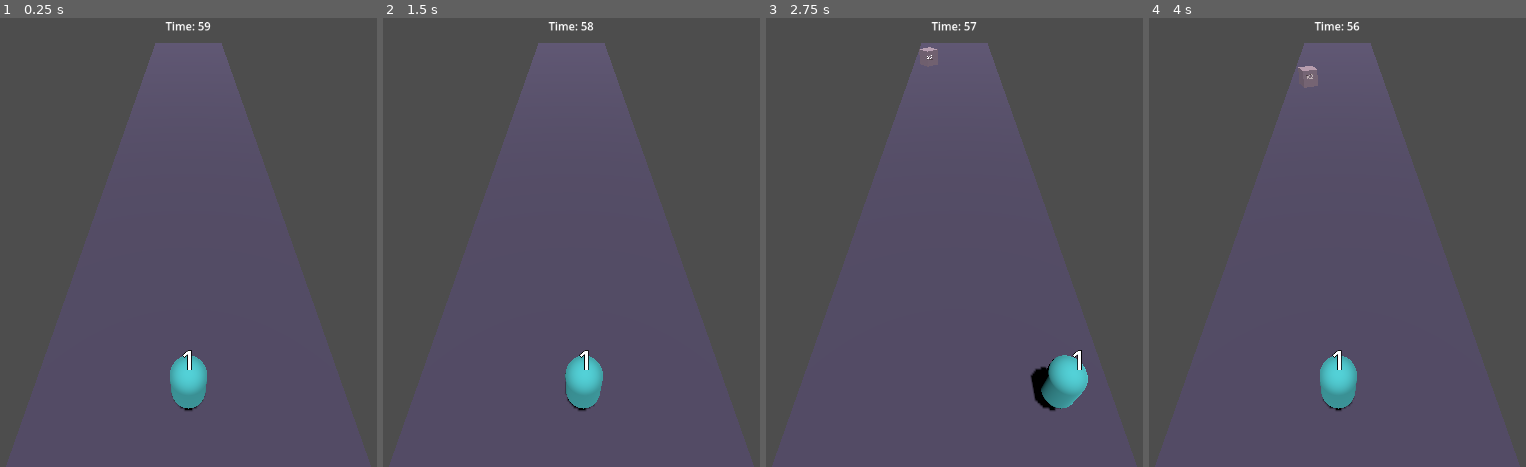
Above: before the commit, frames 1-4 (left to right).
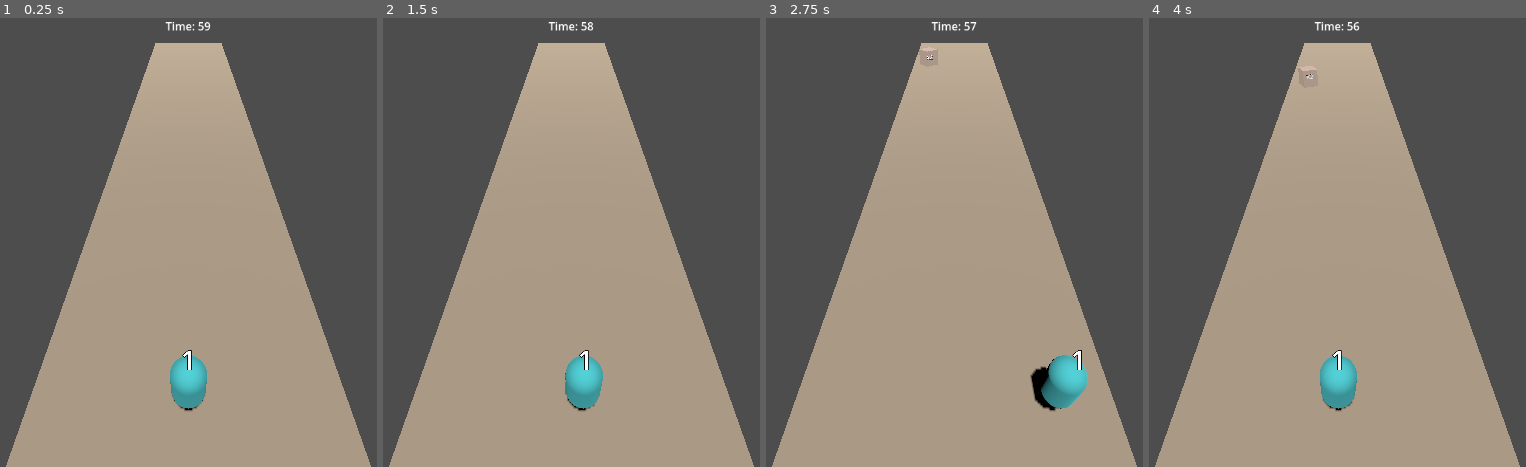
Above: after the commit, the same moments.

Repository: shuhei0916/music-shooter
Game: Godot game, scene res://main.tscn
Same seed, same stepped clock (60 frames per second), same inputs: the game is played once before the commit and once after it.
Inputs:
- Up to frame 1 (0.25 s): no input
- Up to frame 2 (1.5 s): tap Enter (ui_accept) at 0.5, 0.77 s; hold Right (ui_right) 0.53-1.28 s; hold Left (ui_left) from 1.28 s (still down)
- Up to frame 3 (2.75 s): tap Enter (ui_accept) at 1.52 s; release Left (ui_left) at 2.03 s; hold Right (ui_right) from 2.03 s (still down)
- Up to frame 4 (4 s): tap Enter (ui_accept) at 3.02, 3.77 s; release Right (ui_right) at 3.53 s; hold Left (ui_left) from 3.53 s (still down)

The runs differ from the first frame. In frame 1, 53% of the frame differs, in the area x 1-99%, y 5-100%; in frame 2, 53%; in frame 3, 53%; in frame 4, 53%.

Commit message:
Refactor spawner logic to improve spawning control; update UI and gameplay dynamics

Diff:
--- a/game_ui.gd
+++ b/game_ui.gd
@@ -29,8 +29,7 @@
 	if root:
 		var spawner = root.get_node("Spawner")
 		if spawner:
-			spawner.set_process(false)
-			spawner.get_node("SpawnTimer").stop()
+			spawner.stop_spawning()
 
 		var player = root.get_node("Player")
 		if player:
--- a/gate.tscn
+++ b/gate.tscn
@@ -7,7 +7,7 @@
 
 [sub_resource type="StandardMaterial3D" id="StandardMaterial3D_15vrf"]
 transparency = 1
-albedo_color = Color(0.921569, 0.803922, 0.956863, 0.552941)
+albedo_color = Color(0.921569, 0.803922, 0.956863, 0.313726)
 
 [sub_resource type="BoxMesh" id="BoxMesh_gate"]
 material = SubResource("StandardMaterial3D_15vrf")
--- a/main.gd
+++ b/main.gd
@@ -13,6 +13,7 @@
 	# Connect to Spawner
 	var spawner = get_node("Spawner")
 	spawner.spawn_object.connect(_on_spawn_object)
+	spawner.start_spawning()
 
 func _on_spawn_object(object_scene, properties):
 	var instance = object_scene.instantiate()
--- a/main.tscn
+++ b/main.tscn
@@ -11,7 +11,7 @@
 size = Vector3(10, 1, 100)
 
 [sub_resource type="StandardMaterial3D" id="StandardMaterial3D_h2yge"]
-albedo_color = Color(0.309804, 0.294118, 0.470588, 1)
+albedo_color = Color(0.670588, 0.631373, 0.627451, 1)
 
 [sub_resource type="PlaneMesh" id="PlaneMesh_ground"]
 material = SubResource("StandardMaterial3D_h2yge")
--- a/player/player.gd
+++ b/player/player.gd
@@ -31,7 +31,7 @@
 var current_lane = 1 # 0: left, 1: center, 2: right
 var target_x = 0.0
 const LANE_WIDTH = 3.0
-const MOVE_SPEED = 10.0
+const LANE_MOVE_SPEED = 10.0
 
 func handle_lane_movement(delta):
 	if Input.is_action_just_pressed("ui_right") and current_lane < 2:
@@ -42,7 +42,7 @@
 	target_x = (current_lane - 1) * LANE_WIDTH
 
 	# Smoothly move to the target lane
-	global_transform.origin.x = lerp(global_transform.origin.x, target_x, MOVE_SPEED * delta)
+	global_transform.origin.x = lerp(global_transform.origin.x, target_x, LANE_MOVE_SPEED * delta)
 	velocity.x = 0 # We handle movement directly via transform
 	velocity.z = 0
 
--- a/spawner.gd
+++ b/spawner.gd
@@ -5,15 +5,25 @@
 @export var enemy_scene: PackedScene
 @export var gate_scene: PackedScene
 
+const SPAWN_INTERVAL = 2.0
+const SPAWN_DISTANCE = -40.0
+const LANE_WIDTH = 3.0
+
 var spawn_timer: Timer
 
 func _ready():
 	spawn_timer = Timer.new()
-	spawn_timer.name = "SpawnTimer" # Give the timer a name
-	spawn_timer.wait_time = 2.0 # Spawn every 2 seconds
-	spawn_timer.autostart = true
+	spawn_timer.name = "SpawnTimer"
+	spawn_timer.wait_time = SPAWN_INTERVAL
 	spawn_timer.connect("timeout", Callable(self, "_on_spawn_timer_timeout"))
 	add_child(spawn_timer)
+	# Don't start automatically
+
+func start_spawning():
+	spawn_timer.start()
+
+func stop_spawning():
+	spawn_timer.stop()
 
 var spawn_counter = 0
 
@@ -32,19 +42,19 @@
 
 func spawn_enemy(lane = -1):
 	if lane == -1:
-		lane = randi_range(0, 2) # 0: left, 1: center, 2: right
-	var x_pos = (lane - 1) * 3.0 # -3, 0, 3
+		lane = randi_range(0, 2)
+	var x_pos = (lane - 1) * LANE_WIDTH
 
 	var properties = {
 		"hp": randi_range(5, 30),
-		"position": Vector3(x_pos, 1, -40)
+		"position": Vector3(x_pos, 1, SPAWN_DISTANCE)
 	}
 	emit_signal("spawn_object", enemy_scene, properties)
 
 func spawn_gate(lane = -1):
 	if lane == -1:
 		lane = randi_range(0, 2)
-	var x_pos = (lane - 1) * 3.0
+	var x_pos = (lane - 1) * LANE_WIDTH
 
 	var gate_type = "add" if randf() > 0.5 else "multiply"
 	var value = randi_range(5, 20) if gate_type == "add" else randi_range(2, 3)
@@ -52,7 +62,7 @@
 	var properties = {
 		"type": gate_type,
 		"value": value,
-		"position": Vector3(x_pos, 1, -40)
+		"position": Vector3(x_pos, 1, SPAWN_DISTANCE)
 	}
 	emit_signal("spawn_object", gate_scene, properties)
 
